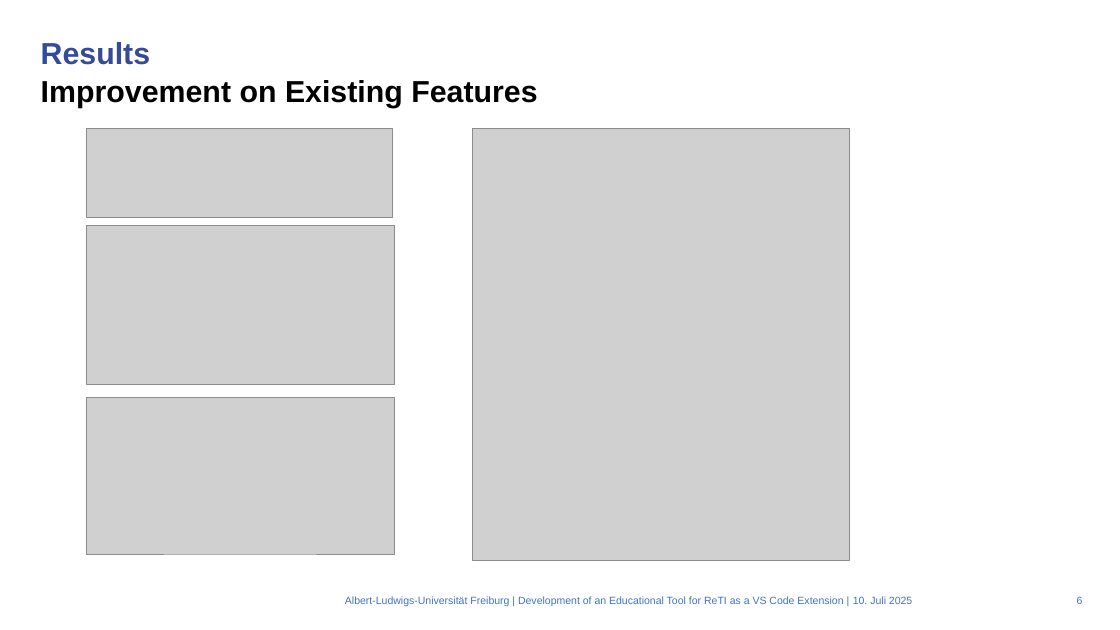
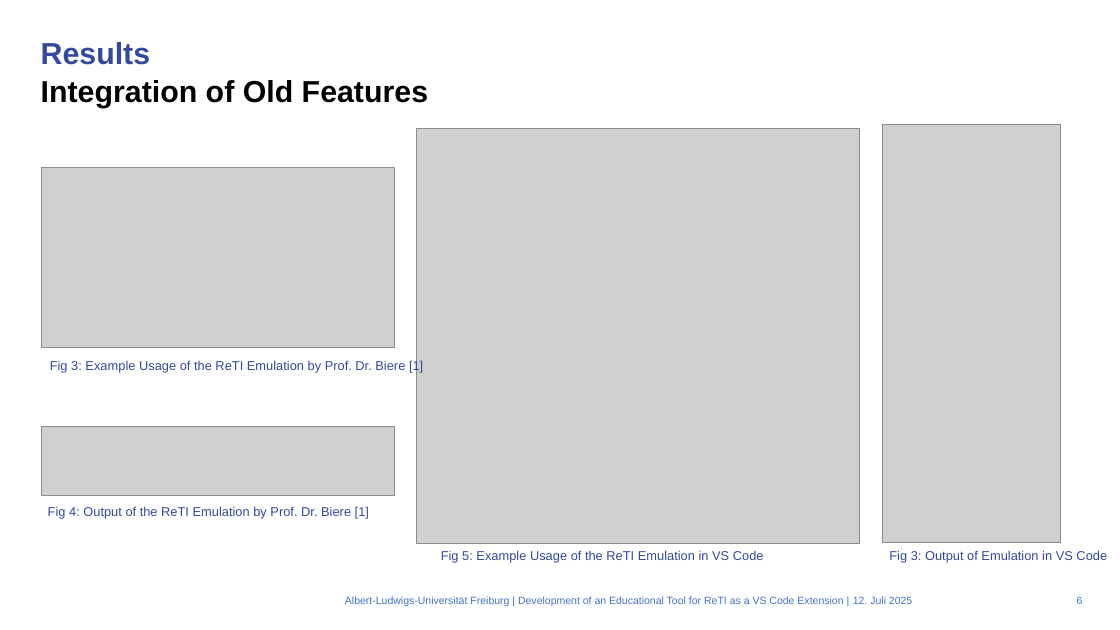
Before and after one commit to mlt279/vscode-reti, a slide deck: slide 6 of presentation/presentation.pptx. Drawn at 1120x630 pixels with LibreOffice and Linux fonts; fonts in the diff are those of the drawing; grey boxes stand for pictures; background and template pictures are left out. Boxes give left, top, right and bottom in pixels: in the first picture for what was removed or moved away, otherwise in the second. Text is boxed around its words. In the diff, an @@ line names an element or a change of style, - is before the commit and + after.

```diff
--- a/presentation/presentation.pptx
+++ b/presentation/presentation.pptx
@@ title at [41, 42, 428, 108]: text changed @@
-Results
-Improvement on Existing Features
+Results
+Integration of Old Features
@@ picture removed at [87, 129, 392, 217] @@
@@ picture added at [416, 129, 859, 543] @@
@@ picture: place and size @@
-picture at [473, 129, 849, 560]
+picture at [882, 124, 1060, 543]
@@ picture: place and size @@
-picture at [87, 225, 394, 384]
+picture at [41, 167, 394, 347]
@@ text added at [50, 360, 423, 373], 11 pt, text #344A9A @@
+Fig 3: Example Usage of the ReTI Emulation by Prof. Dr. Biere [1]
@@ picture removed at [87, 397, 394, 554] @@
@@ picture added at [41, 426, 394, 495] @@
@@ text added at [48, 506, 369, 519], 11 pt, text #344A9A @@
+Fig 4: Output of the ReTI Emulation by Prof. Dr. Biere [1]
@@ text added at [441, 550, 764, 562], 11 pt, text #344A9A @@
+Fig 5: Example Usage of the ReTI Emulation in VS Code
@@ text added at [889, 550, 1107, 562], 11 pt, text #344A9A @@
+Fig 3: Output of Emulation in VS Code
@@ text at [853, 596, 912, 604]: text changed @@
-10. Juli 2025
+12. Juli 2025
```
Also in this commit, not shown: 13 other slides changed, 1 slide added.
